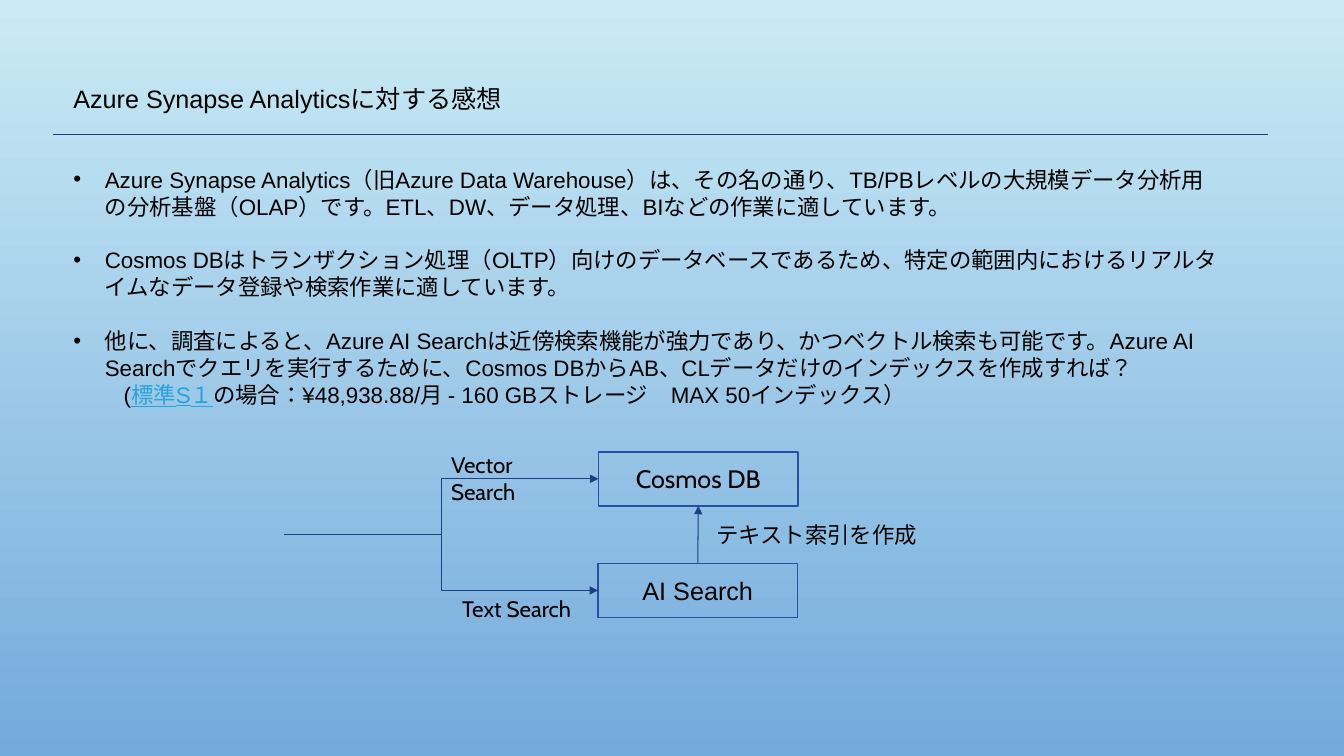
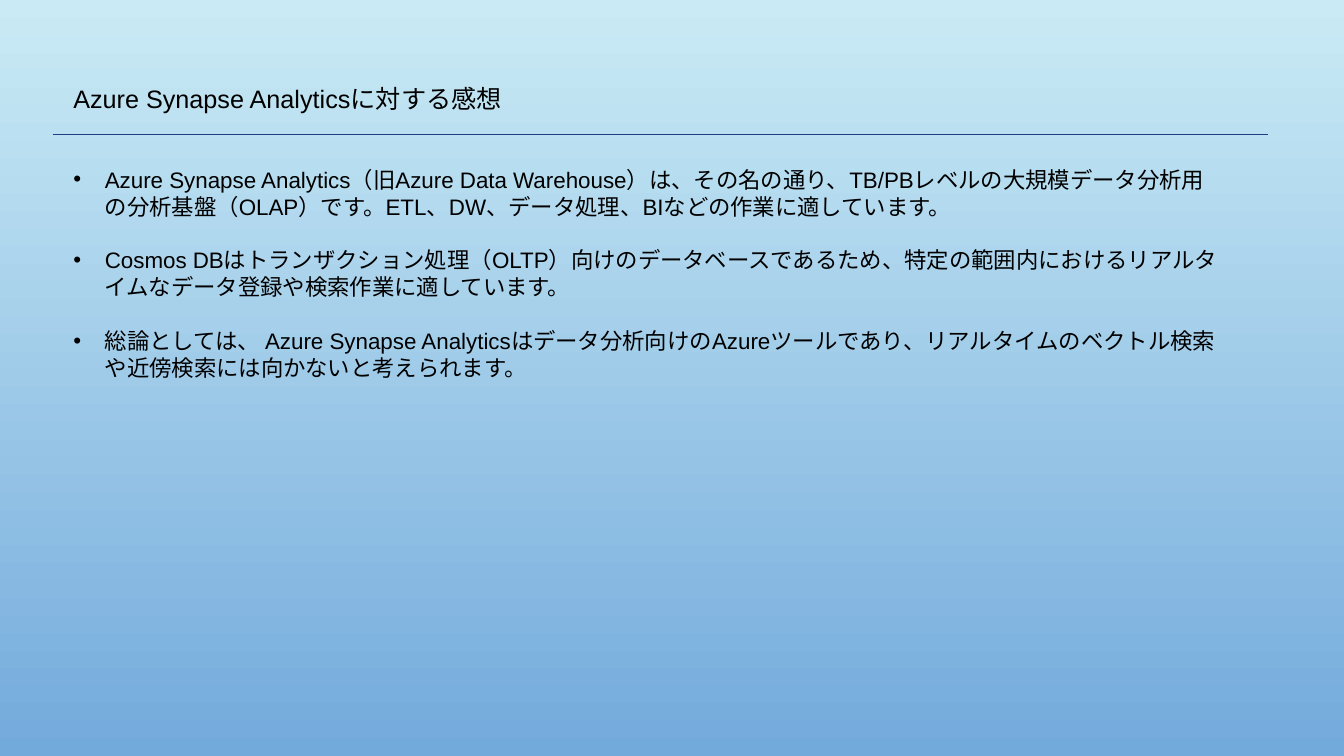
Before and after one commit to WUTIANYAO/-, a slide deck: slide 3 of Research2.pptx. Drawn at 1344x756 pixels with LibreOffice and Linux fonts; fonts in the diff are those of the drawing; background and template pictures are left out. Boxes give left, top, right and bottom in pixels: in the first picture for what was removed or moved away, otherwise in the second. Text is boxed around its words. In the diff, an @@ line names an element or a change of style, - is before the commit and + after.

```diff
--- a/Research2.pptx
+++ b/Research2.pptx
@@ text at (105,330,1215,378): text changed @@
-• 他に、調査によると、Azure AI Searchは近傍検索機能が強力であり、かつベクトル検索も可能です。Azure AI Searchでクエリを実行するために、Cosmos DBからAB、CLデータだけのインデックスを作成すれば？
-(標準S１の場合：¥48,938.88/月 - 160 GBストレージ MAX 50インデックス）
+• 総論としては、 Azure Synapse Analyticsはデータ分析向けのAzureツールであり、リアルタイムのベクトル検索や近傍検索には向かないと考えられます。
@@ elbow arrow removed from (284, 534) to (599, 479) @@
@@ text removed at (451,457,515,501) @@
-Vector Search
@@ rectangle removed at (599,452,799,506) @@
-Cosmos DB
@@ arrow removed from (698, 564) to (699, 506) @@
@@ elbow arrow removed from (284, 534) to (598, 591) @@
@@ text removed at (717,524,917,545) @@
-テキスト索引を作成
@@ rectangle removed at (598,564,798,618) @@
-AI Search
@@ text removed at (462,600,571,618) @@
-Text Search
```
Also in this commit, not shown: 1 slide added.
